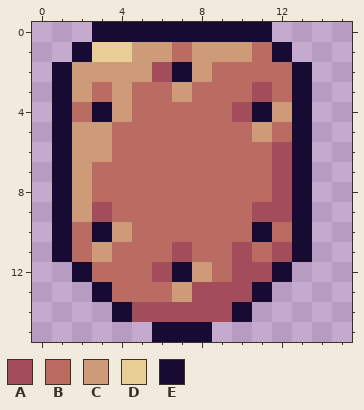
One commit to this pixel-art sprite: Images/Items/leatherScale.png. Above: the version before the commit.
The file is 16x16 pixels.
Palette (. is transparent): A #a34c5c  B #ba6c62  C #ce9b79  D #e8ce94  E #170a33
Pixels before, first column x 1:
 0 ..EEEEEEEEE..
 1 .EDDCCBCCCBE.
 2 ECCCCAECBBBBE
 3 ECBCBBCBBBABE
 4 EBECBBBBBAECE
 5 ECCBBBBBBBCBE
 6 ECCBBBBBBBBAE
 7 ECBBBBBBBBBAE
 8 ECBBBBBBBBBAE
 9 ECABBBBBBBAAE
10 EBECBBBBBBEBE
11 EBCBBBABBABAE
12 .EBBBAECBAAE.
13 ..EBBBCAAAE..
14 ...EAAAAAE...
15 .....EEE.....
Once edited:
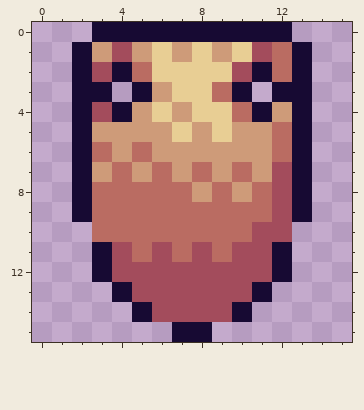
Diff:
Changed rows in their new state; - is an unchanged pixel.
first column x 1:
 0 -----------E-
 1 --CA-DCD-DABE
 2 .EAEBDDDDAE--
 3 .EE.ECDD-E.E-
 4 .EAECDCDDB---
 5 .E-CCCDCDC---
 6 .EBC-CCCCCCB-
 7 .EC-C-C-C-C--
 8 .E-----C-C---
 9 .EB-------B--
10 ..BB------AA.
11 ..EA-ABA--AE.
12 -.EAA-AAA----
13 --.EAAA------
14 ---.E--------
15 -----.-------
Boxes around the changes in both pictures, in picture pixels (x1, y1, x2, y2):
changed: (52, 22, 312, 342)
